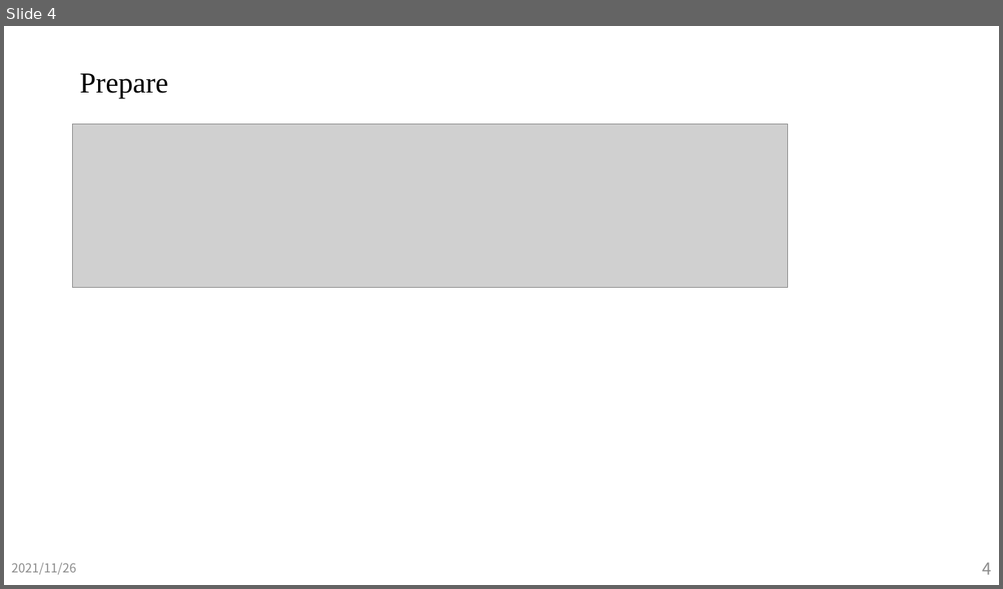
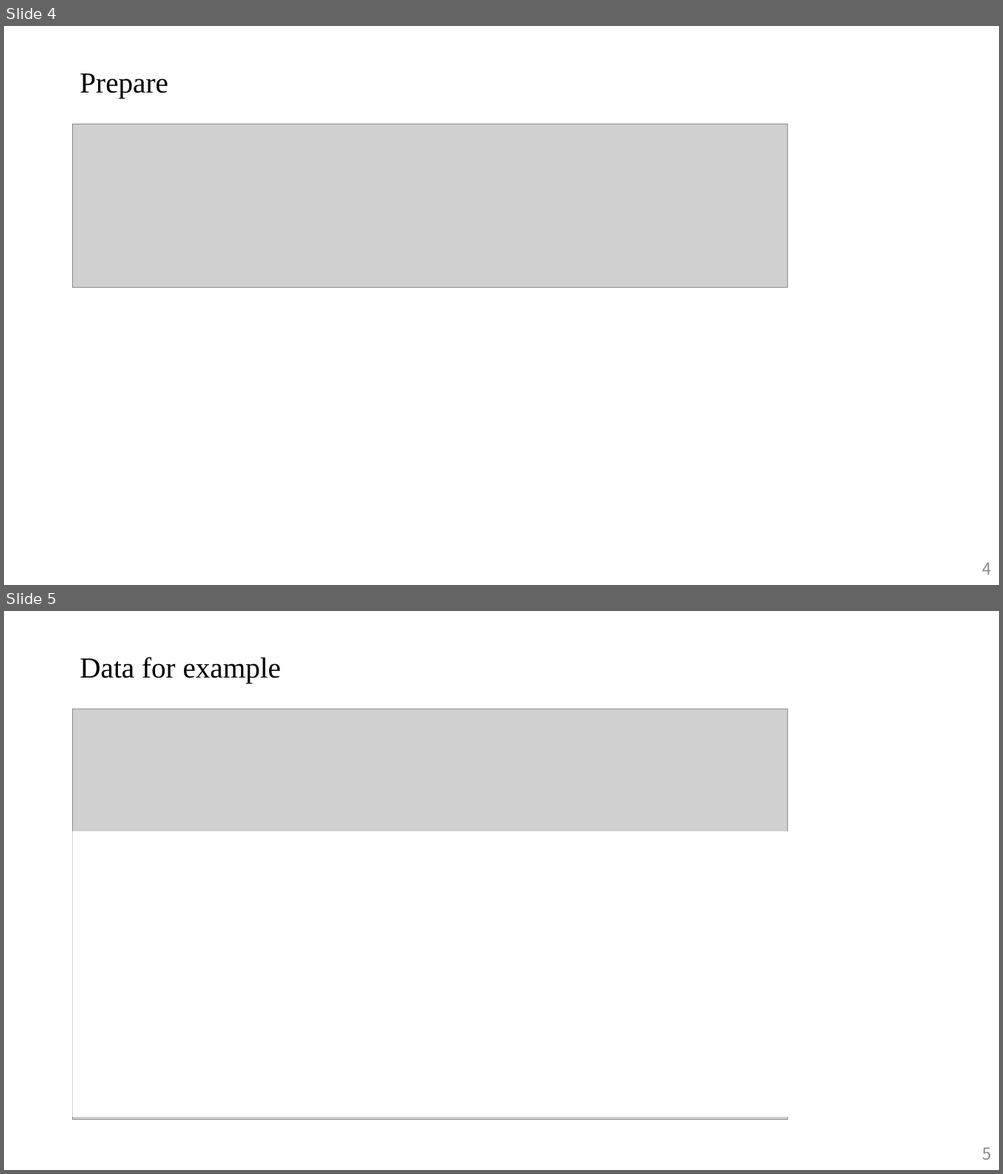
Before and after one commit to JeffWu86/110-1_Quantitative_Methods_For_Decision_Making, a slide deck: Video1/Video1.pptx. Shown one above the other, each under a label of ours: slide 4 before the commit, slides 4 and 5 after it. The pictures are 1003x589 and 1003x1174 pixels, drawn with LibreOffice and Linux fonts; fonts in the diff are those of the drawing; grey boxes stand for pictures. Boxes give left, top, right and bottom in pixels: in the first picture for what was removed or moved away, otherwise in the second. Text is boxed around its words. In the diff, an @@ line names an element or a change of style, - is before the commit and + after.

```diff
--- a/Video1/Video1.pptx
+++ b/Video1/Video1.pptx
@@ slide 5 added at bbox=[4, 611, 999, 1170], background #FFFFFF @@
@@ title added at bbox=[79, 657, 282, 684], 28 pt, text #000000 @@
+Data for example
@@ picture added at bbox=[73, 709, 788, 1120] @@
@@ rectangle added at bbox=[73, 831, 854, 1117], fill #FFFFFF @@
@@ page number added at bbox=[982, 1147, 990, 1160], 16 pt, text #8C8C8C @@
+5
@@ slide 4 changed as well @@
@@ text removed at bbox=[11, 563, 77, 575] @@
-2021/11/26
```
Also in this commit, not shown: 4 other slides changed, 25 other slides added, 27 slides removed, 2 other files.
